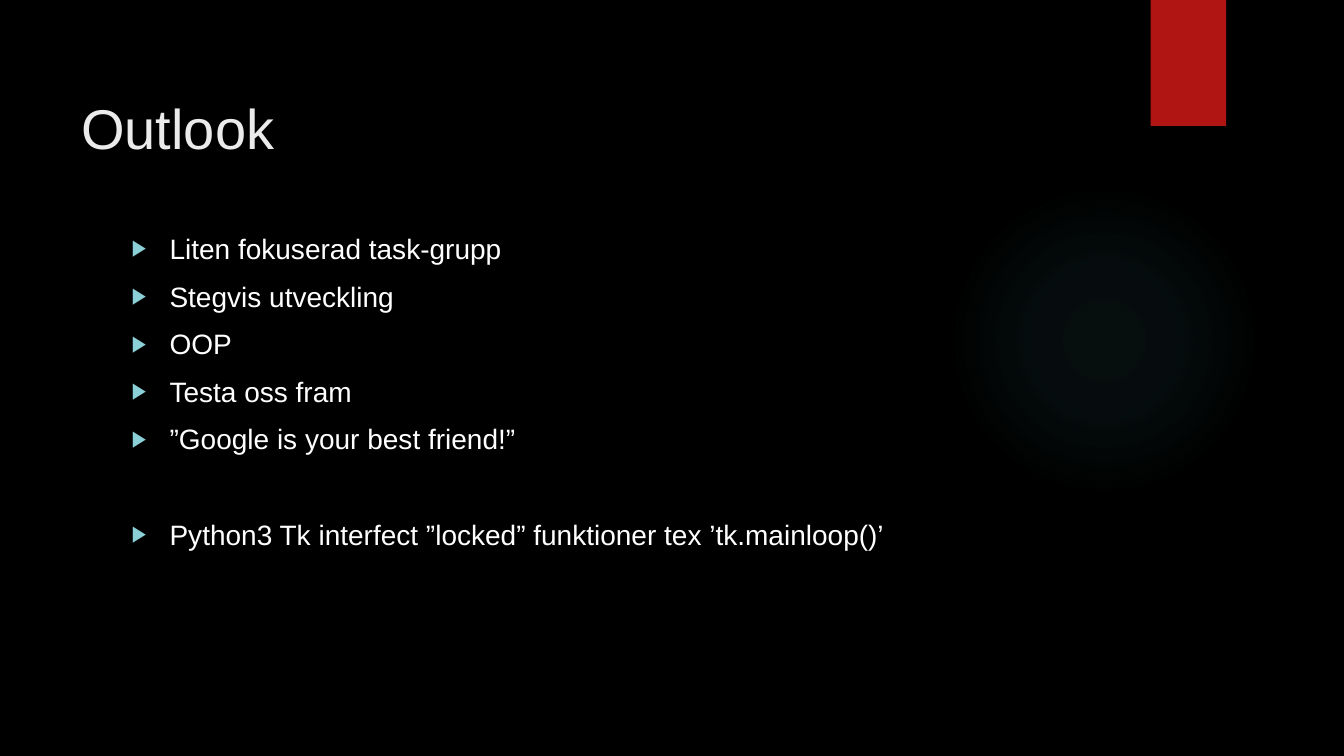
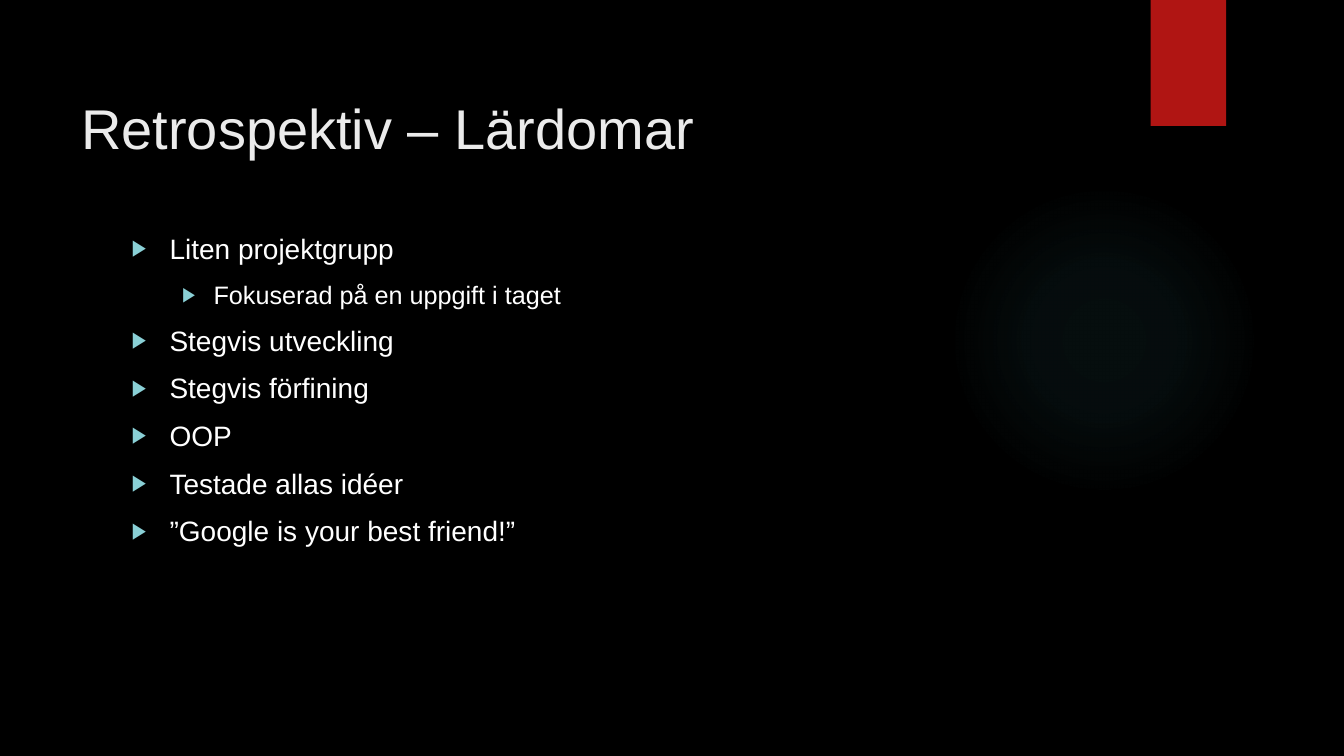
Before and after one commit to hamadaio/magic-mirror-project, a slide deck: slide 14 of pitch_group_mirror.pptx (slide 13 before the commit). Drawn at 1344x756 pixels with LibreOffice and Linux fonts; fonts in the diff are those of the drawing; background and template pictures are left out. Boxes give left, top, right and bottom in pixels: in the first picture for what was removed or moved away, otherwise in the second. Text is boxed around its words. In the diff, an @@ line names an element or a change of style, - is before the commit and + after.

Commit message:
presentation

```diff
--- a/pitch_group_mirror.pptx
+++ b/pitch_group_mirror.pptx
@@ title at [81,108,694,159]: text changed @@
-  Outlook
+  Retrospektiv – Lärdomar
@@ text at [170,238,561,309]: text changed; size 20 to 18 pt @@
-▶ Liten fokuserad task-grupp
+▶ Liten projektgrupp
+  ▶ Fokuserad på en uppgift i taget
@@ text at [170,377,369,404]: paragraph added @@
+▶ Stegvis förfining
@@ text at [170,473,403,495]: text changed @@
-▶ Testa oss fram
+▶ Testade allas idéer
@@ text at [170,524,883,550]: paragraph removed @@
-▶ Python3 Tk interfect ”locked” funktioner tex ’tk.mainloop()’
```
Also in this commit, not shown: 10 other slides changed, 2 slides added.
